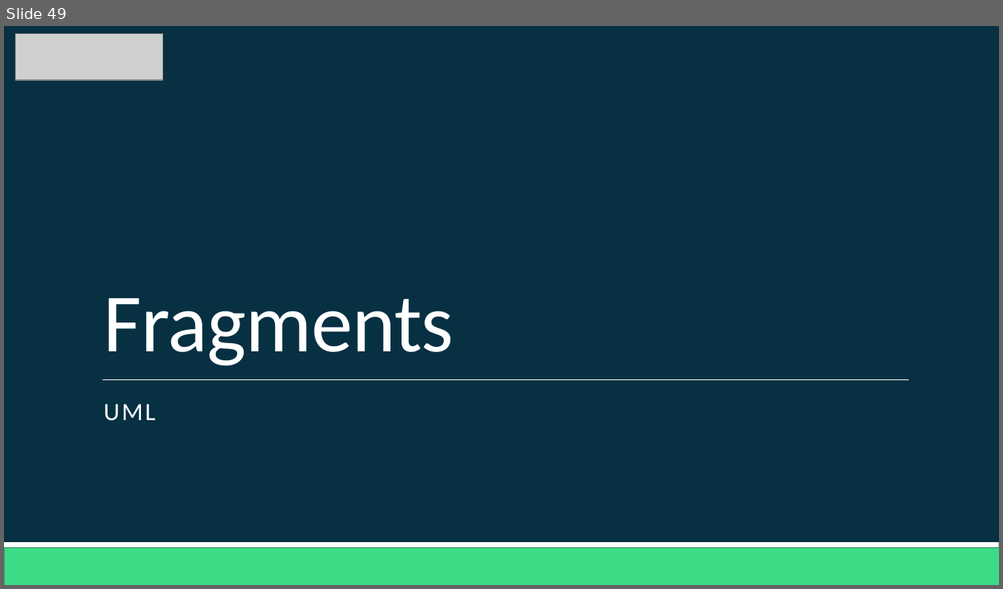
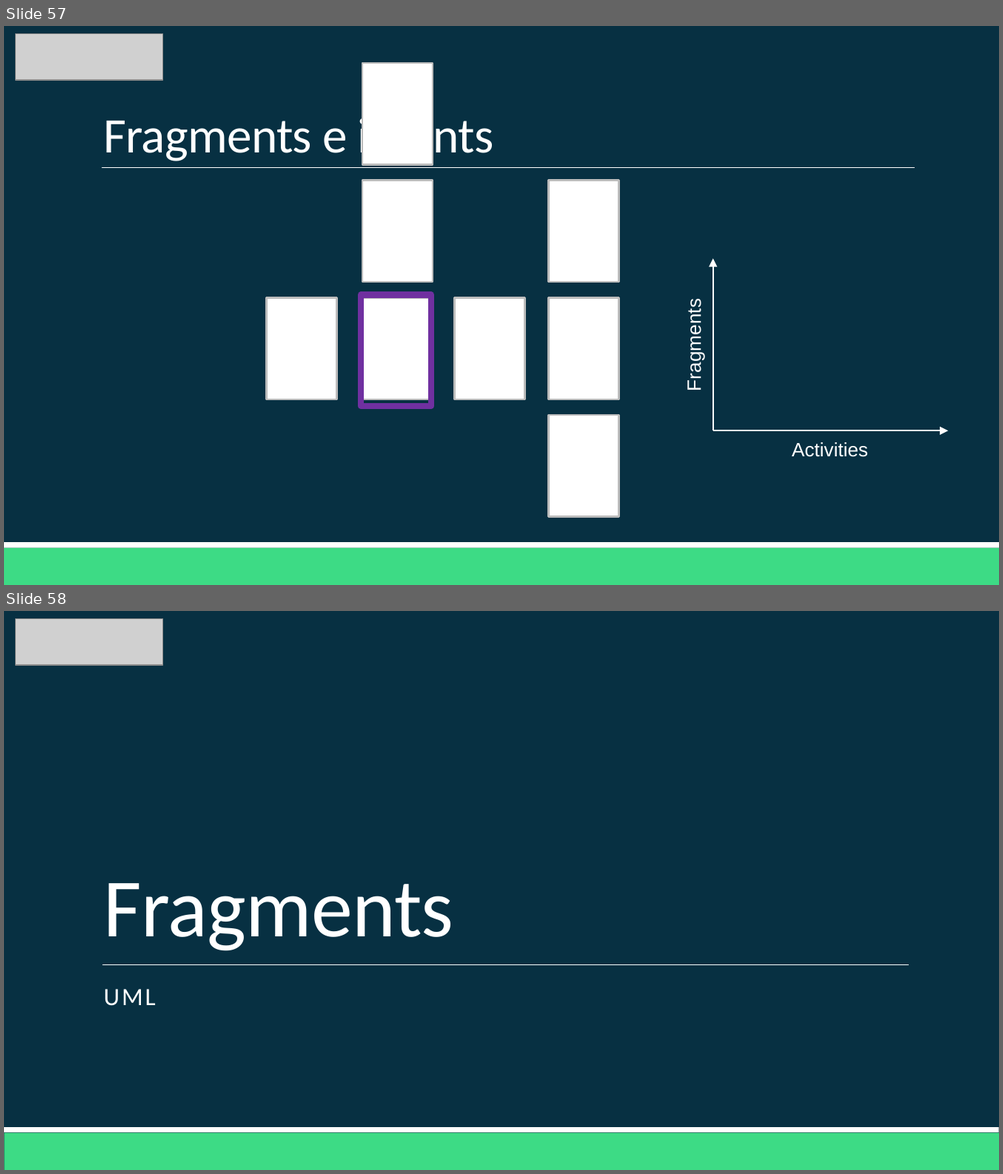
Before and after one commit to Domiciano/AppMoviles202, a slide deck: Semana 3/Clase 3.pptx. Shown one above the other, each under a label of ours: slide 49 before the commit, slides 57 and 58 after it. The pictures are 1003x589 and 1003x1174 pixels, drawn with LibreOffice and Linux fonts; fonts in the diff are those of the drawing; grey boxes stand for pictures. Boxes give left, top, right and bottom in pixels: in the first picture for what was removed or moved away, otherwise in the second. Text is boxed around its words. In the diff, an @@ line names an element or a change of style, - is before the commit and + after.

```diff
--- a/Semana 3/Clase 3.pptx
+++ b/Semana 3/Clase 3.pptx
@@ slide 57 added at box(4, 26, 999, 585), background #073042; not listed: 2 template elements that a slide beside it also shows @@
@@ picture added at box(16, 34, 163, 81) @@
@@ rectangle added at box(362, 63, 432, 164), fill #FFFFFF, outline #BDBDBD 1.25 pt @@
@@ title added at box(103, 111, 494, 164), 36 pt, text #FFFFFF @@
+Fragments e intents
@@ line added from (102, 168) to (914, 168), #FFFFFF 0.5 pt @@
@@ rectangle added at box(362, 180, 432, 281), fill #FFFFFF, outline #BDBDBD 1.25 pt @@
@@ rectangle added at box(548, 180, 619, 281), fill #FFFFFF, outline #BDBDBD 1.25 pt @@
@@ arrow added from (713, 431) to (713, 258), #FFFFFF 1 pt @@
@@ rectangle added at box(267, 298, 337, 399), fill #FFFFFF, outline #BDBDBD 1.25 pt @@
@@ rectangle added at box(361, 295, 432, 406), outline #7030A0 4.5 pt @@
@@ rectangle added at box(362, 298, 432, 399), fill #FFFFFF, outline #BDBDBD 1.25 pt @@
@@ rectangle added at box(455, 298, 525, 399), fill #FFFFFF, outline #BDBDBD 1.25 pt @@
@@ rectangle added at box(548, 298, 619, 399), fill #FFFFFF, outline #BDBDBD 1.25 pt @@
@@ text added at box(683, 309, 705, 389), 14 pt, text #FFFFFF @@
+Fragments
@@ rectangle added at box(548, 415, 619, 517), fill #FFFFFF, outline #BDBDBD 1.25 pt @@
@@ arrow added from (713, 431) to (948, 431), #FFFFFF 1 pt @@
@@ text added at box(791, 443, 868, 457), 14 pt, text #FFFFFF @@
+Activities
@@ what was slide 49 is now slide 58 @@
```
Also in this commit, not shown: 8 other slides added, 1 other file.
